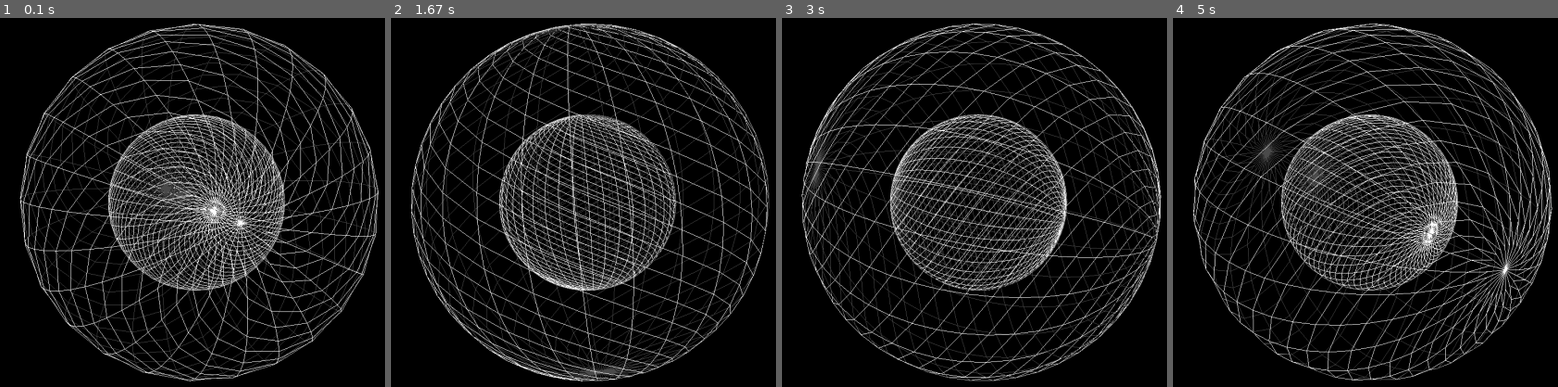
Above: before the commit, frames 1-4 (left to right).
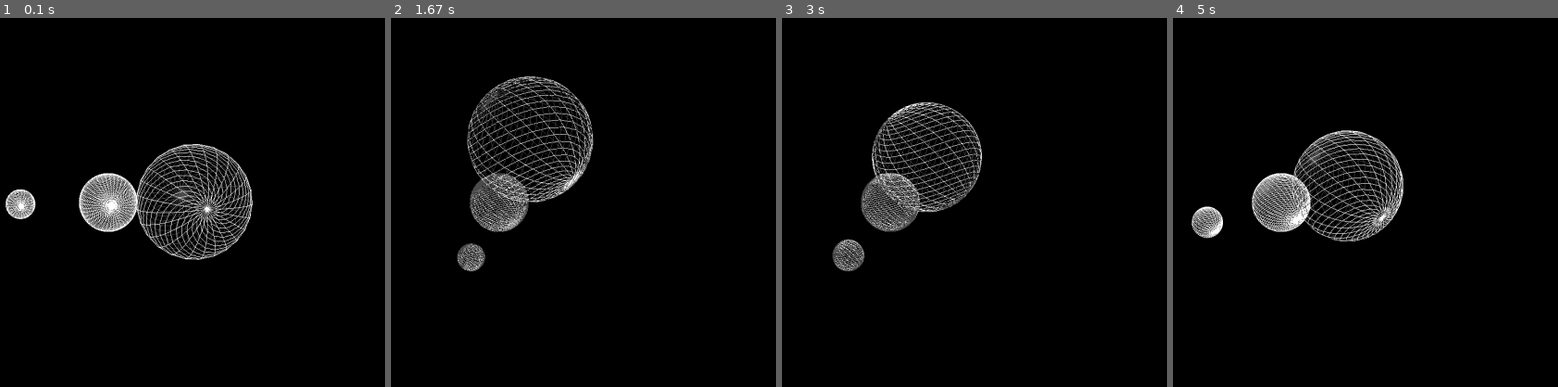
Above: after the commit, the same moments.

Repository: tgm1314-sschwarz/planets
Game: pygame game, started from start.py
The game is run twice, just before and just after one commit, with the same random seed, the same clock (stepped at 60 frames per second) and the same inputs.
Inputs:
- Up to frame 1 (0.1 s): no input
- Up to frame 2 (1.67 s): hold Right 0.33-0.8 s; hold Up 0.83-1.3 s; hold Right from 1.33 s (still down)
- Up to frame 3 (3 s): release Right at 1.8 s; hold Left 1.83-2.37 s; hold Down 2.4-2.87 s; hold Left from 2.9 s (still down)
- Up to frame 4 (5 s): release Left at 3.37 s; hold Up 3.4-3.87 s; hold Right 3.9-4.53 s; hold Down from 4.57 s (still down)

The runs differ from the first frame. In frame 1, 27% of the frame differs, in the area x 1-99%, y 1-99%; in frame 2, 27%; in frame 3, 27%; in frame 4, 28%, in the area x 4-99%, y 1-99%.

Commit message:
pop and push

Diff:
--- a/start.py
+++ b/start.py
@@ -15,7 +15,7 @@
 
     # camera settings
     gluPerspective(30, (display[0]/display[1]), 1, 50.0)
-    glTranslatef(0.0, 0.0, -10.0)
+    glTranslatef(0.0, 0.0, -30.0)
 
     # planet1
     p1pos = (0.0, 0.0, 0.0)
@@ -23,9 +23,12 @@
     p1.position()
 
     # planet2
-    glTranslatef(1,0,0)
-    p2pos = (3.0, 0.0, 0.0)
+    p2pos = (3.0, 2.0, 0.0)
     p2 = Sphere(2.0, 25, 25, p2pos)
+
+    #planet3
+    p3pos = (1.0, 2.0, 0.0)
+    p3 = Sphere(0.5, 25, 25, p3pos)
 
 
     # sun
@@ -53,13 +56,24 @@
 
         glClear(GL_COLOR_BUFFER_BIT | GL_DEPTH_BUFFER_BIT)
 
+
         p1.draw_sphere()
         p1.light()
-        glRotatef(p1.rotate, 1, 1, 1)
+        glRotatef(p1.rotate, 1, 1, 0)
 
+
+        glPushMatrix()
+        glTranslatef(3,0,0)
         p2.draw_sphere()
         p2.light()
+        glPopMatrix()
 
+        glPushMatrix()
+        glRotatef(p3.rotate, 1, 1, 1)
+        glTranslatef(-3,0,0)
+        p3.draw_sphere()
+        p3.light()
+        glPopMatrix()
         #sun.draw_sphere()
         #sun.light()
 
